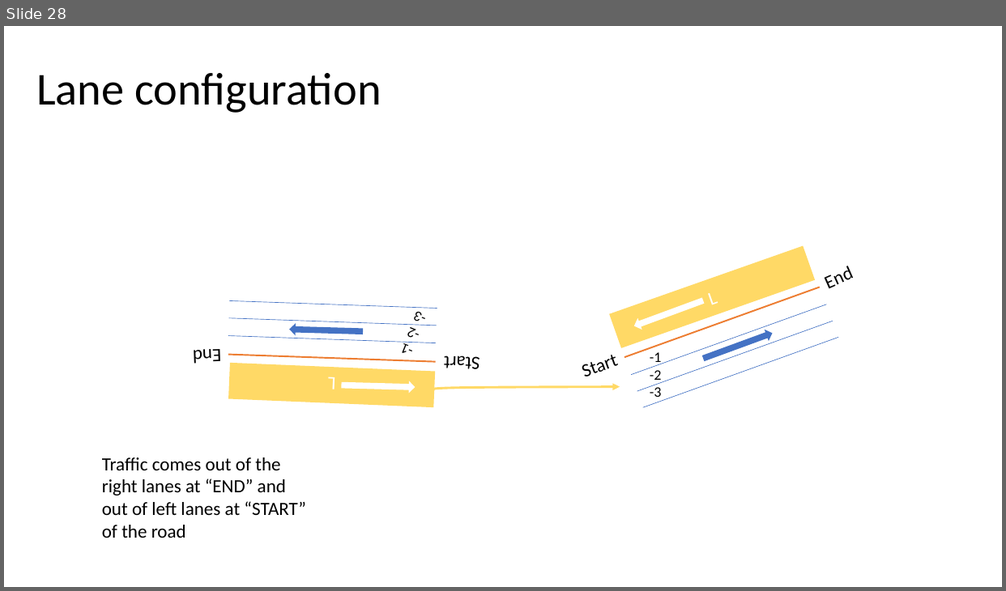
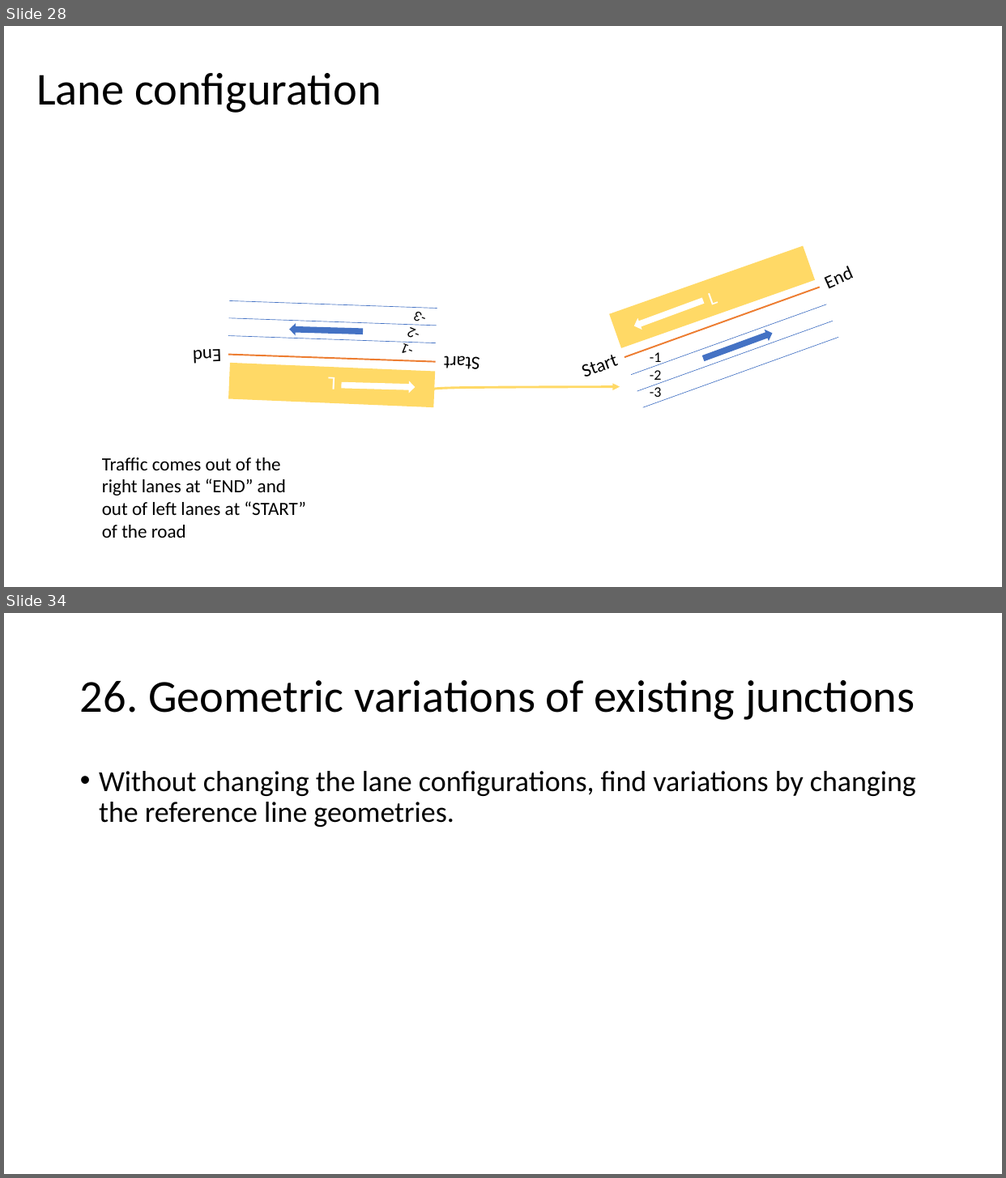
Before and after one commit to AugmentedDesignLab/junction-art, a slide deck: plan/challenges.pptx. Shown one above the other, each under a label of ours: slide 28 before the commit, slides 28 and 34 after it; the slides between them are not shown. The pictures are 1006x591 and 1006x1178 pixels, drawn with LibreOffice and Linux fonts; fonts in the diff are those of the drawing. Boxes give left, top, right and bottom in pixels: in the first picture for what was removed or moved away, otherwise in the second. Text is boxed around its words. In the diff, an @@ line names an element or a change of style, - is before the commit and + after.

Commit message:
strategies to generate diff lane configurations in junctions

```diff
--- a/plan/challenges.pptx
+++ b/plan/challenges.pptx
@@ slide 34 added at box(4, 613, 1002, 1174), background #FFFFFF @@
@@ title added at box(80, 680, 915, 720), 44 pt, text #000000 @@
+26. Geometric variations of existing junctions
@@ text added at box(99, 771, 916, 827), 28 pt, text #000000 @@
+• Without changing the lane configurations, find variations by changing the reference line geometries.
```
Also in this commit, not shown: 5 other slides added, 4 other files.
